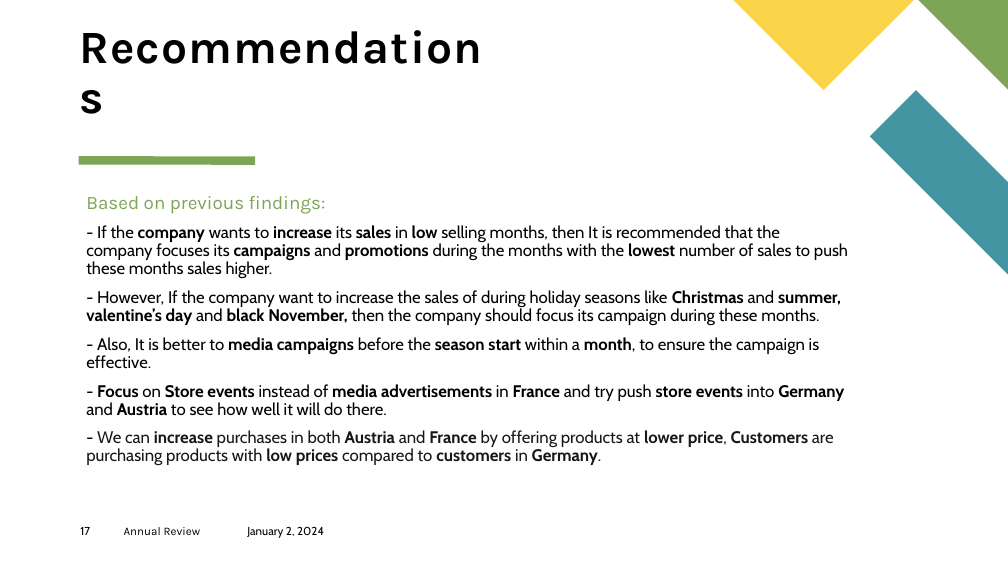
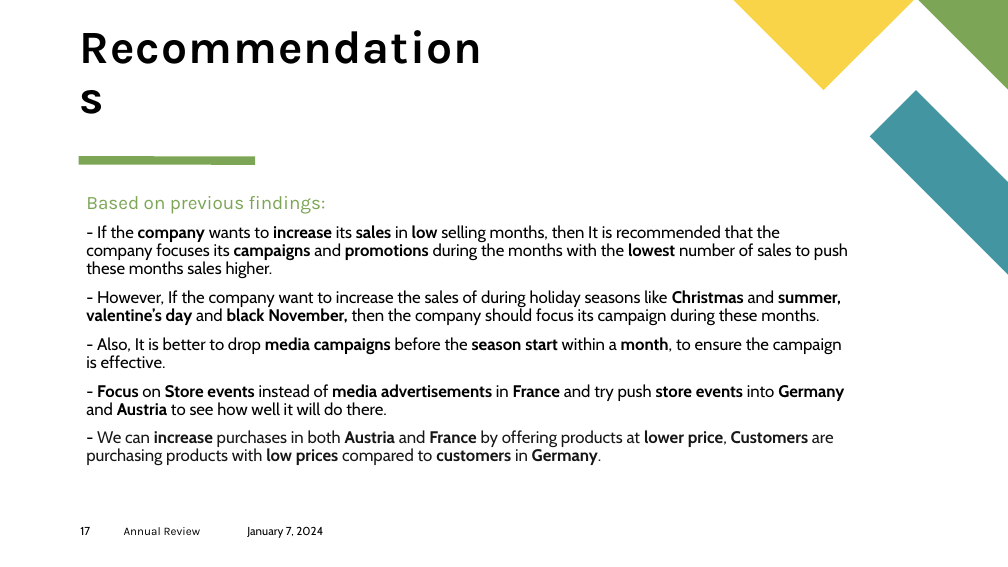
Before and after one commit to AlyAEE/Sports-Wear-Group-Classification-Project, a slide deck: slide 17 of Sport Wear Group Analytics.pptx. Drawn at 1008x567 pixels with LibreOffice and Linux fonts; fonts in the diff are those of the drawing. Boxes give left, top, right and bottom in pixels: in the first picture for what was removed or moved away, otherwise in the second. Text is boxed around its words. In the diff, an @@ line names an element or a change of style, - is before the commit and + after.

```diff
--- a/Sport Wear Group Analytics.pptx
+++ b/Sport Wear Group Analytics.pptx
@@ text at bbox=[86, 337, 842, 369]: text changed @@
-- Also, It is better to media campaigns before the season start within a month, to ensure the campaign is effective.
+- Also, It is better to drop media campaigns before the season start within a month, to ensure the campaign is effective.
@@ text at bbox=[247, 526, 323, 538]: text changed @@
-January 2, 2024
+January 7, 2024
```
Also in this commit, not shown: 30 other slides changed, 2 other files.
